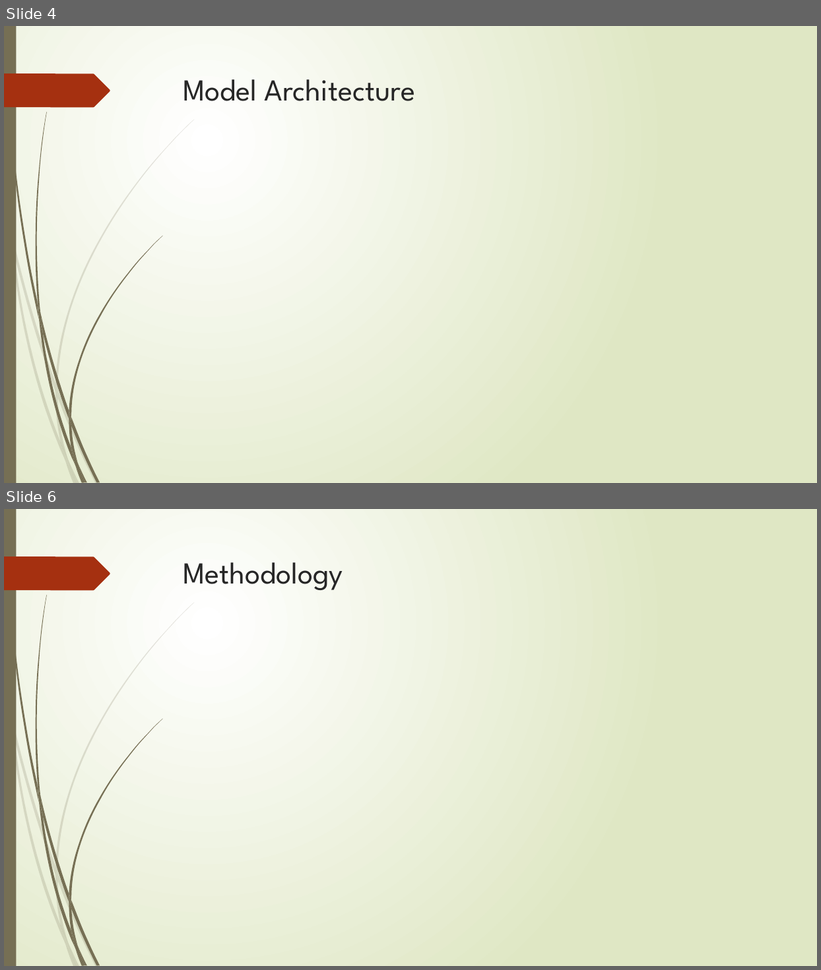
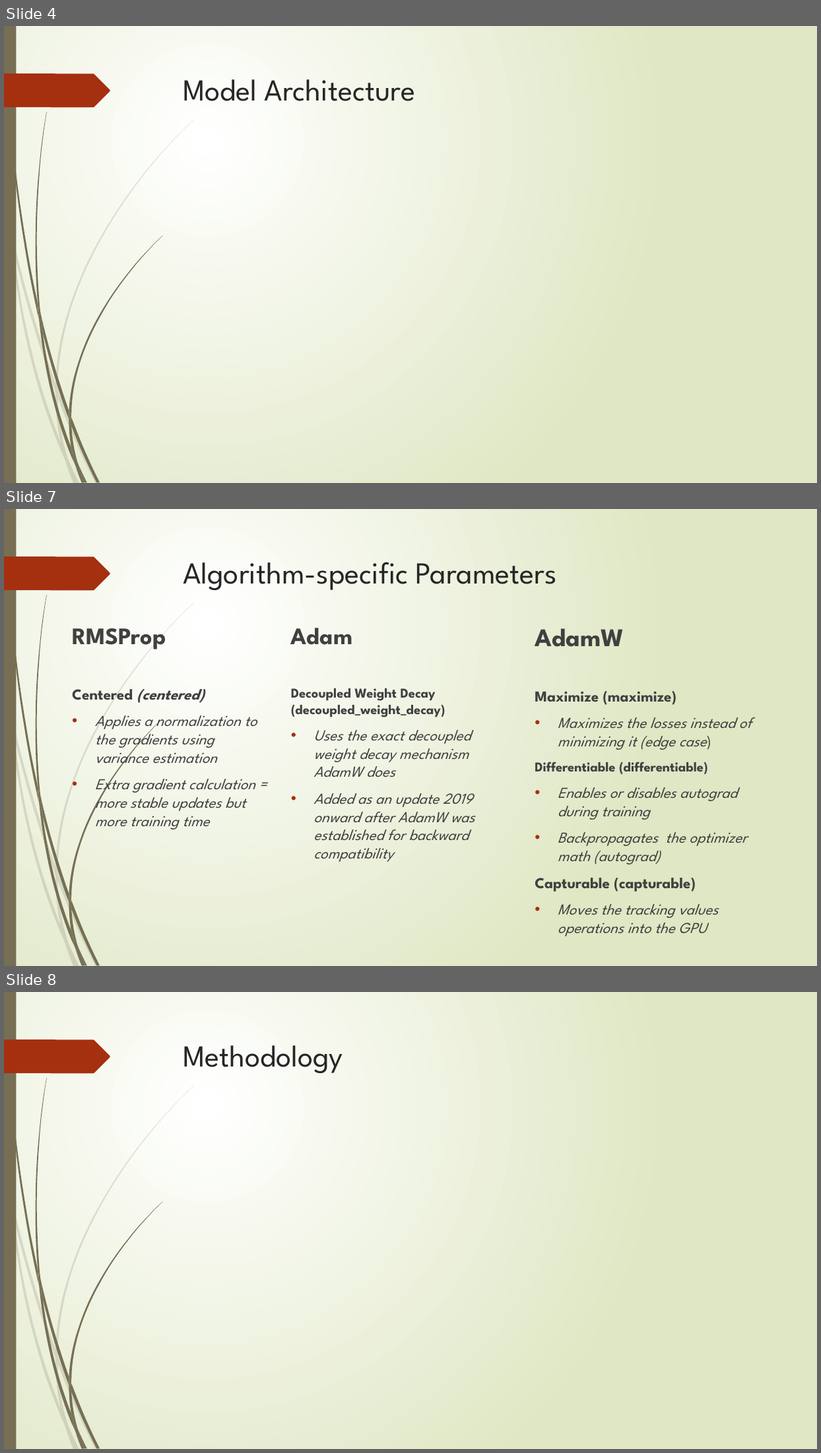
Before and after one commit to yaofu-yang/aigc-5500-midterm-project, a slide deck: slides/midterm-slides.pptx. Shown one above the other, each under a label of ours: slides 4 and 6 before the commit, slides 4, 7 and 8 after it; the slides between them are not shown. The pictures are 821x970 and 821x1453 pixels, drawn with LibreOffice and Linux fonts; fonts in the diff are those of the drawing. Boxes give left, top, right and bottom in pixels: in the first picture for what was removed or moved away, otherwise in the second. Text is boxed around its words. In the diff, an @@ line names an element or a change of style, - is before the commit and + after.

Commit message:
Added Optimizer details and Parameter info to presentation

```diff
--- a/slides/midterm-slides.pptx
+++ b/slides/midterm-slides.pptx
@@ slide 7 added at (x1=4, y1=509, x2=817, y2=966), background gradient #FFFFFF to #DFE8C4; not listed: 24 template elements that a slide beside it also shows @@
@@ title added at (x1=183, y1=562, x2=557, y2=590), 36 pt, text #262626 @@
+Algorithm-specific Parameters
@@ text added at (x1=72, y1=628, x2=257, y2=830), 18 pt, text #404040, italic @@
+RMSProp
+Centered (centered)
+• Applies a normalization to the gradients using variance estimation
+• Extra gradient calculation = more stable updates but more training time
@@ text added at (x1=291, y1=628, x2=475, y2=862), 18 pt, text #404040, italic @@
+Adam
+Decoupled Weight Decay
+(decoupled_weight_decay)
+• Uses the exact decoupled weight decay mechanism AdamW does
+• Added as an update 2019 onward after AdamW was established for backward compatibility
@@ text added at (x1=535, y1=628, x2=752, y2=937), 18 pt, text #404040, italic @@
+AdamW
+Maximize (maximize)
+• Maximizes the losses instead of minimizing it (edge case)
+Differentiable (differentiable)
+• Enables or disables autograd during training
+• Backpropagates the optimizer math (autograd)
+Capturable (capturable)
+• Moves the tracking values operations into the GPU
@@ what was slide 6 is now slide 8 @@
```
Also in this commit, not shown: 2 other slides added, 1 slide removed.
